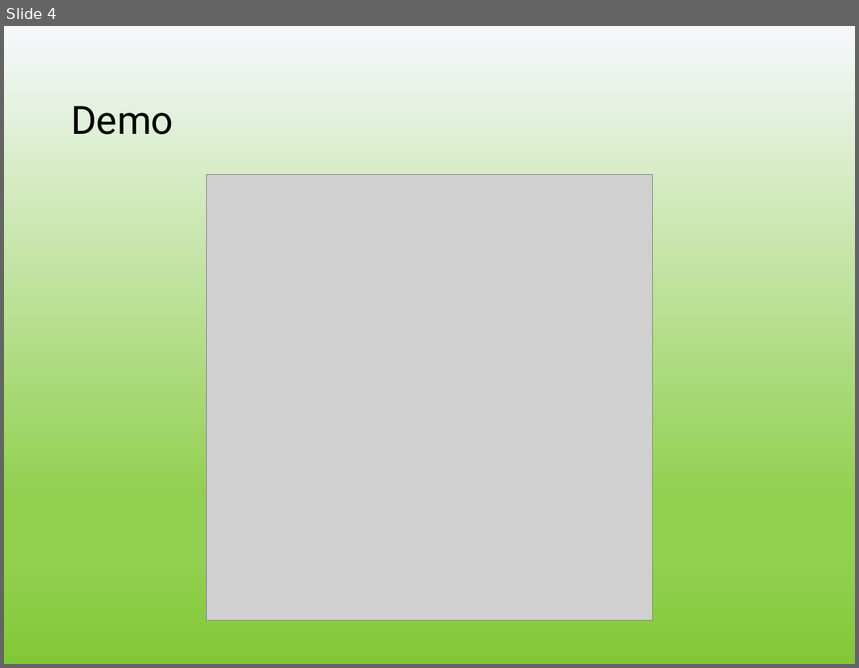
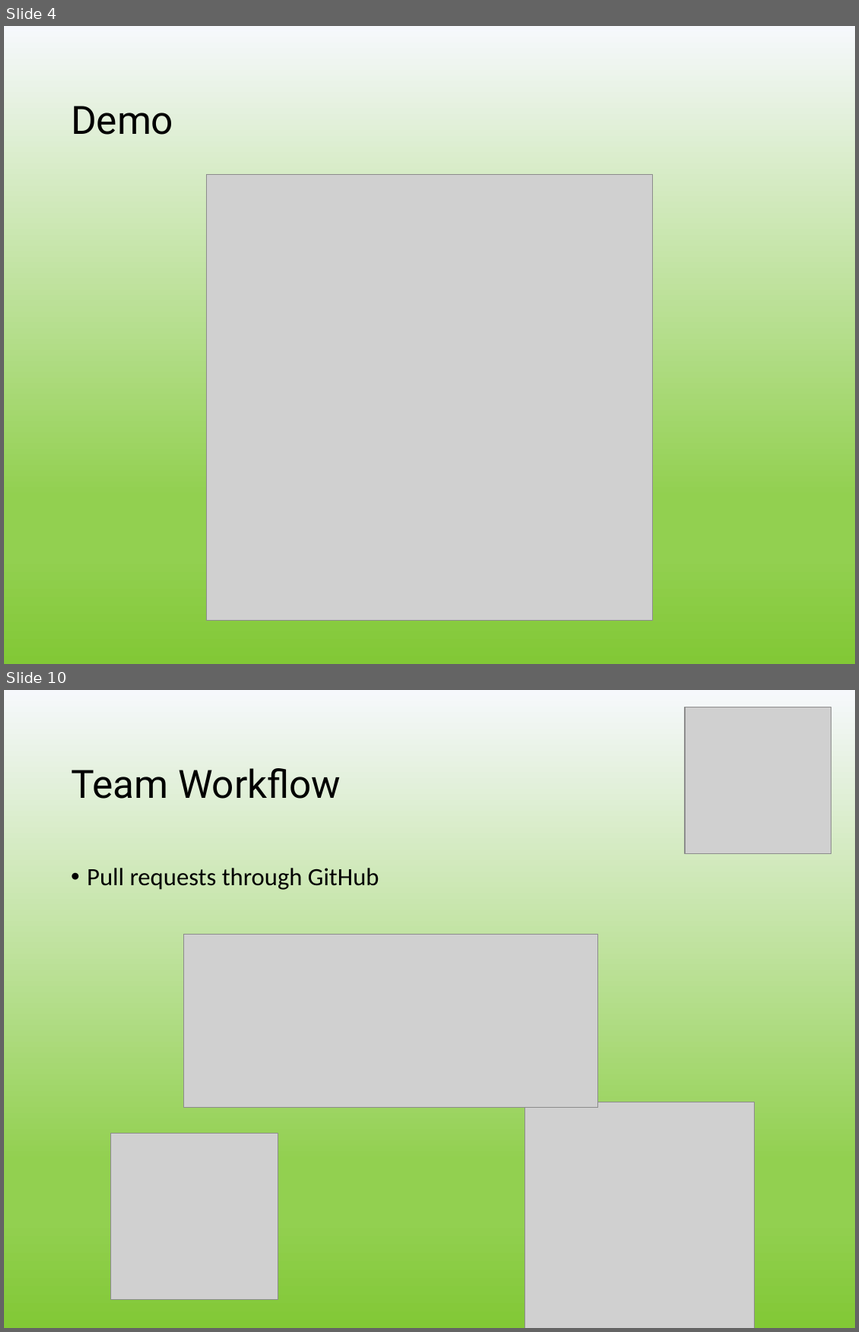
Before and after one commit to vicchig/StudentAgenda, a slide deck: d3/CSC301 TDSB Education app final presentation.pptx. Shown one above the other, each under a label of ours: slide 4 before the commit, slides 4 and 10 after it; the slides between them are not shown. The pictures are 859x668 and 859x1332 pixels, drawn with LibreOffice and Linux fonts; fonts in the diff are those of the drawing; grey boxes stand for pictures; background and template pictures are left out. Boxes give left, top, right and bottom in pixels: in the first picture for what was removed or moved away, otherwise in the second. Text is boxed around its words. In the diff, an @@ line names an element or a change of style, - is before the commit and + after.

```diff
--- a/d3/CSC301 TDSB Education app final presentation.pptx
+++ b/d3/CSC301 TDSB Education app final presentation.pptx
@@ slide 10 added at (x1=4, y1=690, x2=855, y2=1328), background picture (left out) @@
@@ picture added at (x1=685, y1=707, x2=832, y2=853) @@
@@ title added at (x1=71, y1=768, x2=341, y2=799), 33 pt, text #000000 @@
+Team Workflow
@@ text added at (x1=87, y1=868, x2=379, y2=890), 21 pt, text #000000 @@
+• Pull requests through GitHub
@@ picture added at (x1=183, y1=934, x2=598, y2=1108) @@
@@ picture added at (x1=525, y1=1102, x2=755, y2=1328) @@
@@ picture added at (x1=111, y1=1134, x2=278, y2=1300) @@
```
Also in this commit, not shown: 7 slides changed, 2 other slides added, 1 slide removed.
